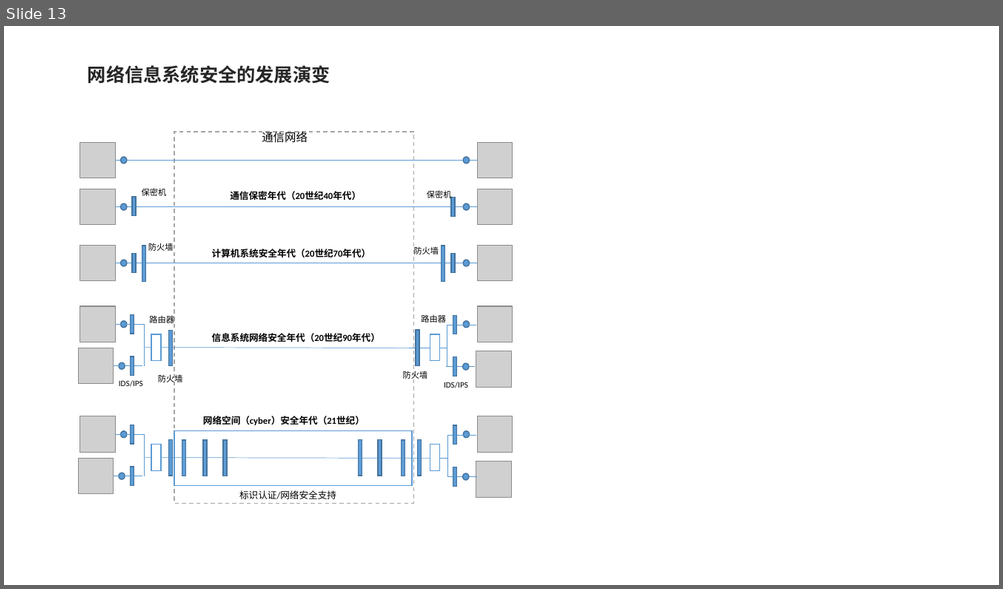
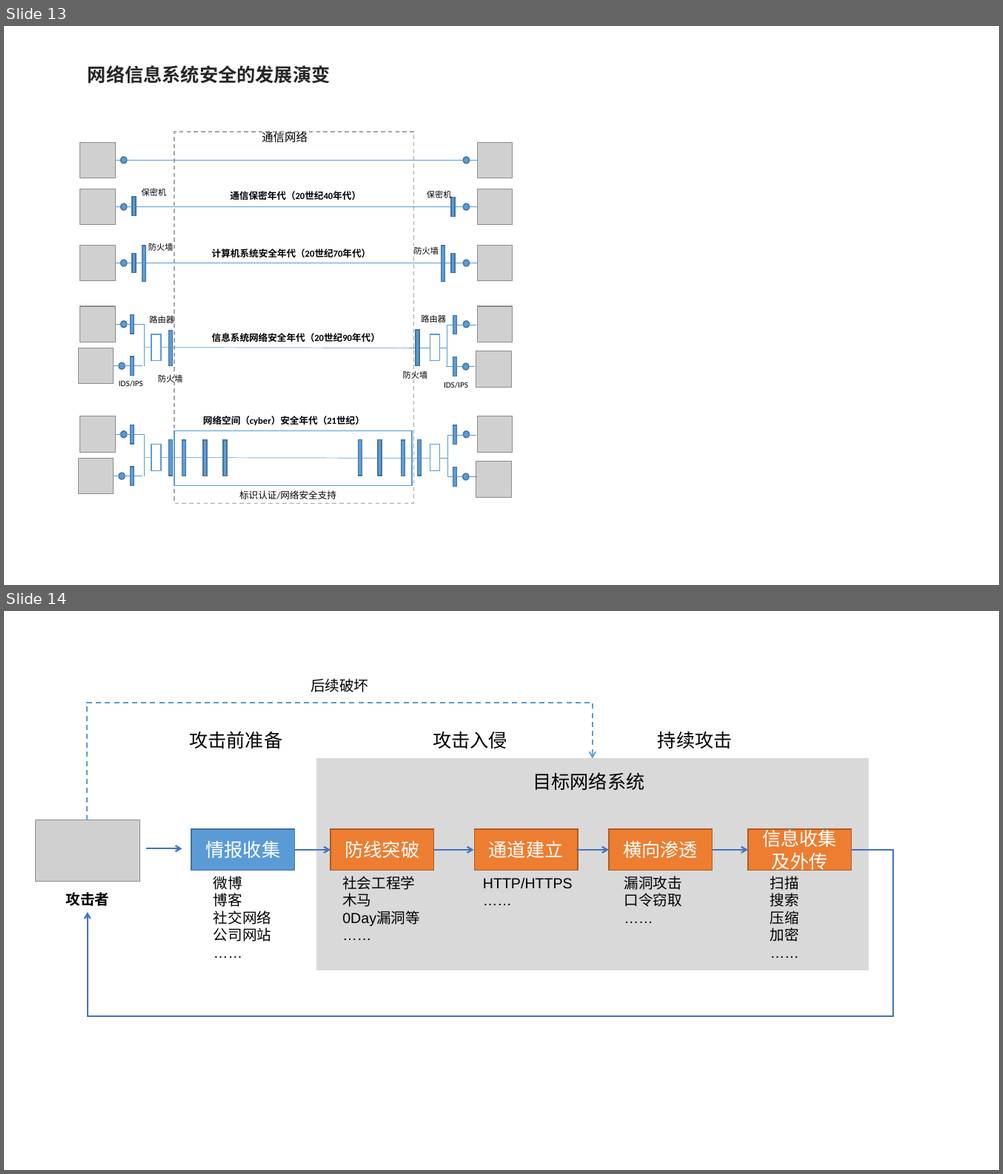
Before and after one commit to xiejava1018/xiejavaimagesrc, a slide deck: images/2022/画图.pptx. Shown one above the other, each under a label of ours: slide 13 before the commit, slides 13 and 14 after it. The pictures are 1003x589 and 1003x1174 pixels, drawn with LibreOffice and Linux fonts; fonts in the diff are those of the drawing; grey boxes stand for pictures. Boxes give left, top, right and bottom in pixels: in the first picture for what was removed or moved away, otherwise in the second. Text is boxed around its words. In the diff, an @@ line names an element or a change of style, - is before the commit and + after.

```diff
--- a/images/2022/画图.pptx
+++ b/images/2022/画图.pptx
@@ slide 14 added at box(4, 611, 999, 1170), background #FFFFFF @@
@@ text added at box(310, 678, 368, 692), 14 pt, text #000000 @@
+后续破坏
@@ elbow arrow added from (88, 820) to (593, 759), #5B9BD5 1.25 pt dashed @@
@@ text added at box(189, 732, 282, 749), 18 pt, text #000000 @@
+攻击前准备
@@ text added at box(432, 732, 507, 749), 18 pt, text #000000 @@
+攻击入侵
@@ text added at box(657, 731, 732, 749), 18 pt, text #000000 @@
+持续攻击
@@ rectangle added at box(316, 759, 869, 970), fill #D9D9D9, outline #D9D9D9 0.5 pt @@
@@ text added at box(532, 772, 644, 790), 18 pt, text #000000 @@
+目标网络系统
@@ picture added at box(35, 820, 140, 882) @@
@@ rectangle added at box(191, 829, 295, 871), fill #5B9BD5, outline #43739E 1 pt, 18 pt, text #FFFFFF @@
+情报收集
@@ rectangle added at box(331, 829, 435, 871), fill #ED7D31, outline #AF5C24 1 pt, 18 pt, text #FFFFFF @@
+防线突破
@@ rectangle added at box(474, 829, 578, 871), fill #ED7D31, outline #AF5C24 1 pt, 18 pt, text #FFFFFF @@
+通道建立
@@ rectangle added at box(609, 829, 712, 871), fill #ED7D31, outline #AF5C24 1 pt, 18 pt, text #FFFFFF @@
+横向渗透
@@ rectangle added at box(748, 829, 851, 871), fill #ED7D31, outline #AF5C24 1 pt, 18 pt, text #FFFFFF @@
+信息收集及外传
@@ elbow arrow added from (851, 850) to (88, 912), #4472C4 1.5 pt @@
@@ arrow added from (147, 849) to (182, 849), #4472C4 1.5 pt @@
@@ arrow added from (295, 850) to (331, 850), #4472C4 1.5 pt @@
@@ arrow added from (435, 850) to (473, 850), #4472C4 1.5 pt @@
@@ arrow added from (576, 850) to (609, 850), #4472C4 1.5 pt @@
@@ arrow added from (712, 850) to (748, 850), #4472C4 1.5 pt @@
@@ text added at box(213, 876, 271, 942), 14 pt, text #000000 @@
+微博
+博客
+社交网络
+公司网站
+……
@@ text added at box(342, 876, 420, 926), 14 pt, text #000000 @@
+社会工程学
+木马
+0Day漏洞等
+……
@@ text added at box(624, 876, 682, 907), 14 pt, text #000000 @@
+漏洞攻击
+口令窃取
+……
@@ text added at box(770, 876, 799, 942), 14 pt, text #000000 @@
+扫描
+搜索
+压缩
+加密
+……
@@ text added at box(65, 892, 109, 906), 14 pt, text #000000, bold @@
+攻击者
@@ text added at box(483, 877, 572, 889), 14 pt, text #000000 @@
+HTTP/HTTPS
+……
```
Also in this commit, not shown: 1 other file.
